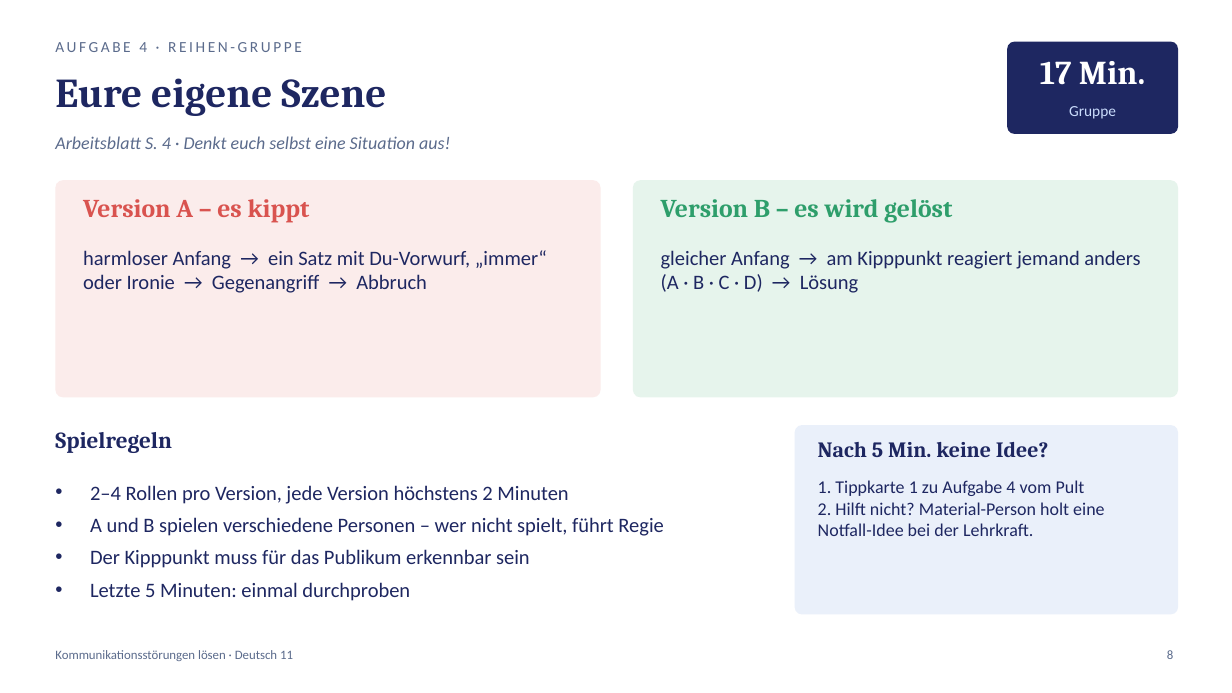
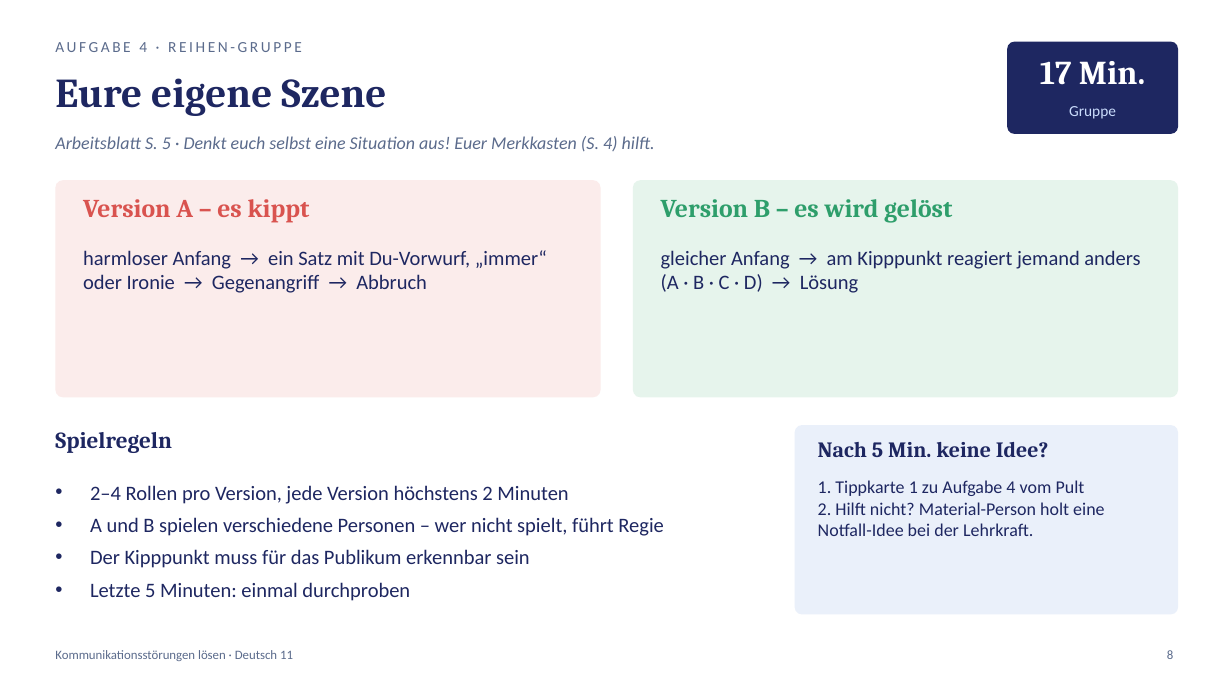
Before and after one commit to golzkonstantin-gif/Schule, a slide deck: slide 8 of Deutsch_11/Kommunikationsstoerungen_loesen/Praesentation_Kommunikationsstoerungen_loesen.pptx. Drawn at 1232x693 pixels with LibreOffice and Linux fonts; fonts in the diff are those of the drawing. Boxes give left, top, right and bottom in pixels: in the first picture for what was removed or moved away, otherwise in the second. Text is boxed around its words. In the diff, an @@ line names an element or a change of style, - is before the commit and + after.

```diff
--- a/Deutsch_11/Kommunikationsstoerungen_loesen/Praesentation_Kommunikationsstoerungen_loesen.pptx
+++ b/Deutsch_11/Kommunikationsstoerungen_loesen/Praesentation_Kommunikationsstoerungen_loesen.pptx
@@ text at (55, 136, 655, 151): text changed @@
-Arbeitsblatt S. 4 · Denkt euch selbst eine Situation aus!
+Arbeitsblatt S. 5 · Denkt euch selbst eine Situation aus! Euer Merkkasten (S. 4) hilft.
```
Also in this commit, not shown: 4 other slides changed, 8 other files.
